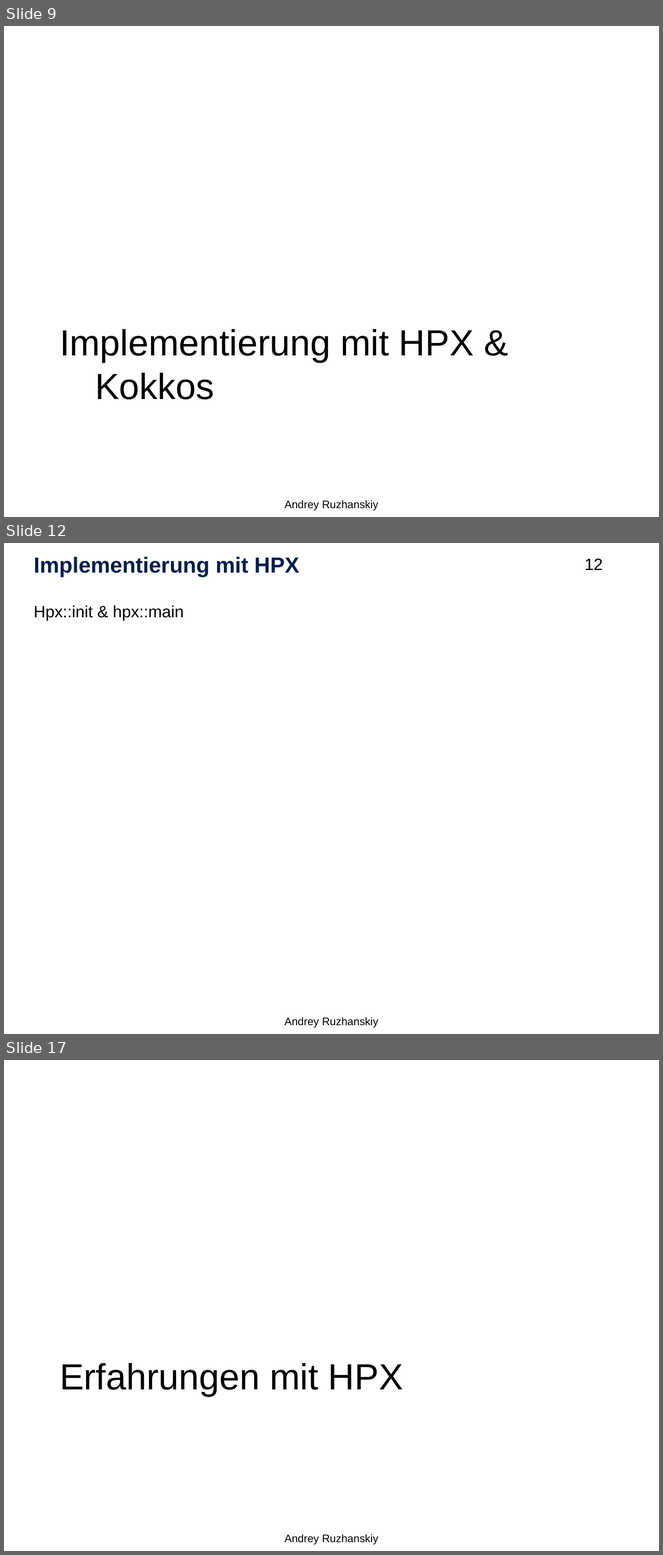
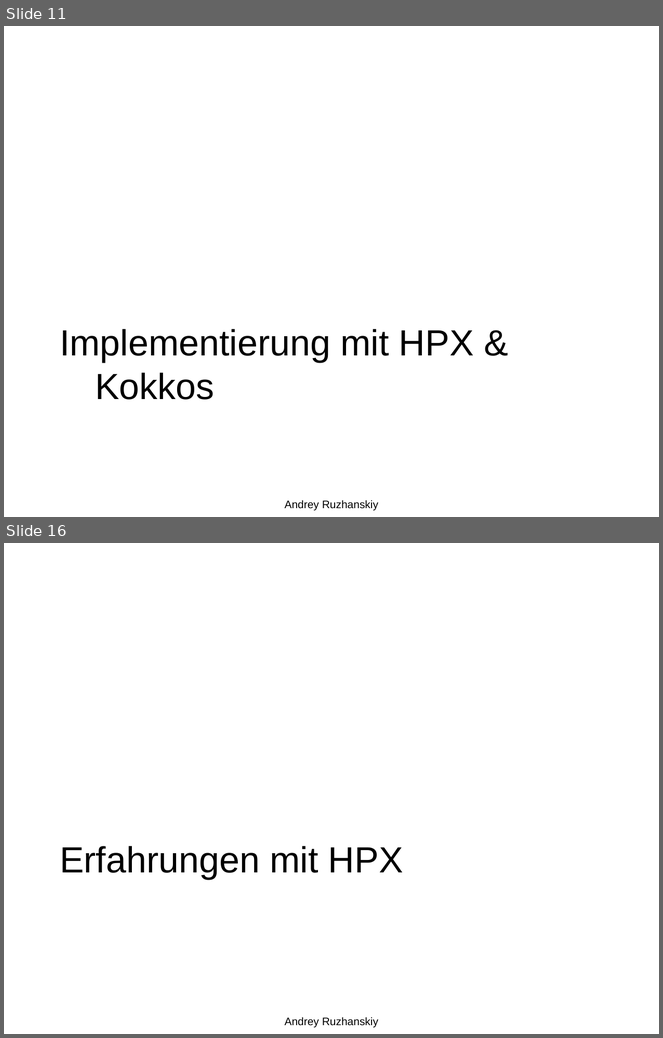
Before and after one commit to Setahero/HPC_Kokkos_HS, a slide deck: Hauptseminar HPC.pptx. Shown one above the other, each under a label of ours: slides 9, 12 and 17 before the commit, slides 11 and 16 after it; the slides between them are not shown. The pictures are 663x1555 and 663x1038 pixels, drawn with LibreOffice and Linux fonts; fonts in the diff are those of the drawing; background and template pictures are left out. Boxes give left, top, right and bottom in pixels: in the first picture for what was removed or moved away, otherwise in the second. Text is boxed around its words. In the diff, an @@ line names an element or a change of style, - is before the commit and + after.

```diff
--- a/Hauptseminar HPC.pptx
+++ b/Hauptseminar HPC.pptx
@@ slide 12 removed at box(4, 543, 659, 1034), background picture (left out) @@
@@ title removed at box(34, 557, 299, 577) @@
-Implementierung mit HPX
@@ page number removed at box(585, 559, 603, 570) @@
-12
@@ text removed at box(34, 605, 184, 620) @@
-Hpx::init & hpx::main
@@ text removed at box(285, 1017, 378, 1028) @@
-Andrey Ruzhanskiy
@@ what was slide 9 is now slide 11 @@
@@ what was slide 17 is now slide 16 @@
```
Also in this commit, not shown: 11 slides changed, 2 slides added, 2 other slides removed.
